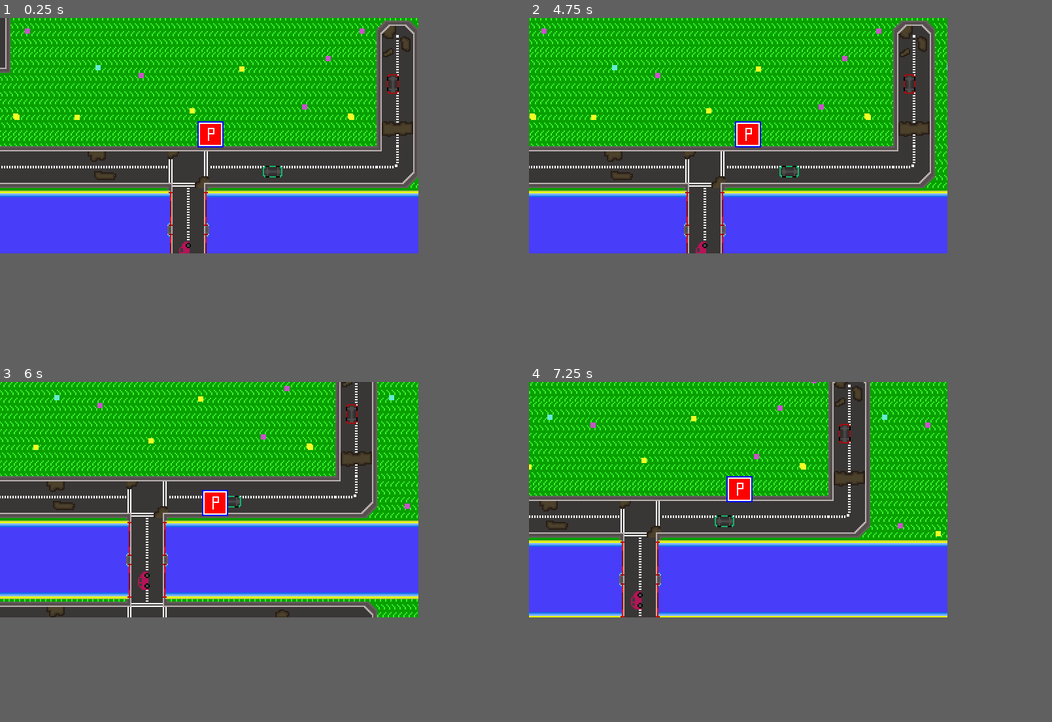
Above: before the commit, frames 1-4 (two rows, left to right).
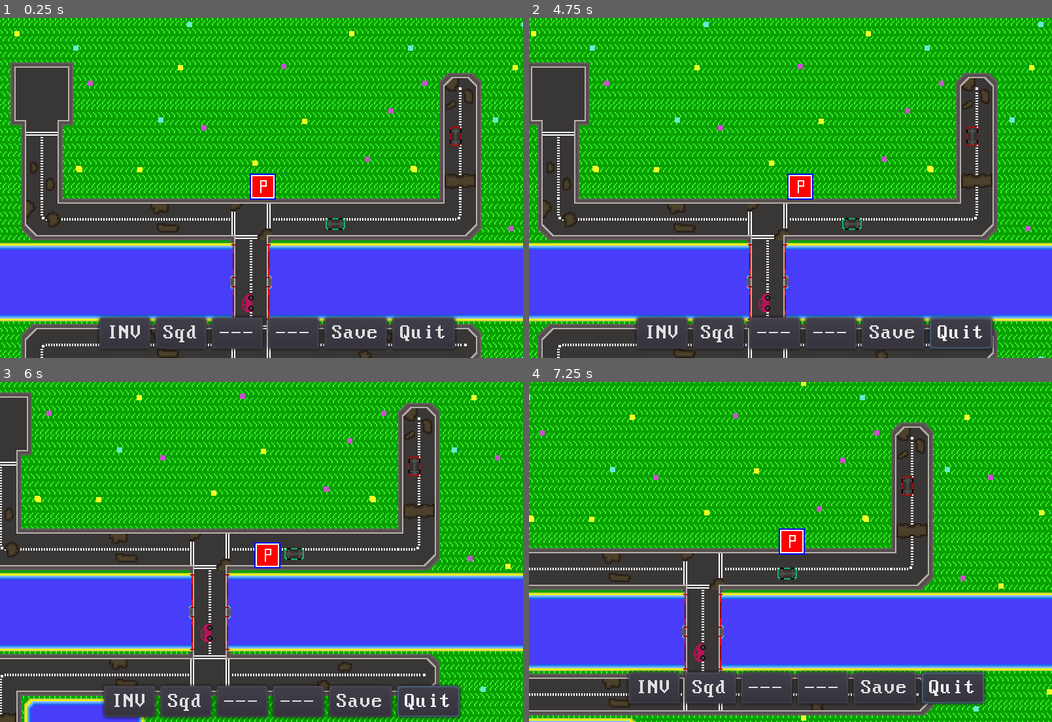
Above: after the commit, the same moments.

Repository: layonthehorn/Wasteland_clone
Game: Godot game, scene res://TestWorld.tscn
Same seed, same stepped clock (60 frames per second), same inputs: the game is played once before the commit and once after it.
Inputs (mouse positions are in pixels of both pictures, inside the frame that each line leads up to):
- Up to frame 1 (0.25 s): no input
- Up to frame 2 (4.75 s): click (628, 235) at 0.5 s, where only the run after the commit has a clickable "INV"; click (675, 235) at 1.25 s, where only the run after the commit has a clickable "Sqd"; click (717, 235) at 2 s, where only the run after the commit has a clickable "---"; click (764, 235) at 2.75 s, where only the run after the commit has a clickable "---"; click (811, 235) at 3.5 s, where only the run after the commit has a clickable "Save"; move the mouse to (832, 123) at 4.27 s; hold D (ui_right) from 4.28 s (still down); tap Ctrl (test_script) at 4.35 s; click (832, 123) at 4.42 s
- Up to frame 3 (6 s): move the mouse to (125, 511) at 5.02 s; release D (ui_right) at 5.03 s; hold S (ui_down) 5.03-5.78 s; tap Ctrl (test_script) at 5.1, 5.85 s; move the mouse to (251, 446) at 5.77 s; hold D (ui_right) from 5.78 s (still down)
- Up to frame 4 (7.25 s): move the mouse to (717, 545) at 6.52 s; release D (ui_right) at 6.53 s; hold W (ui_up) from 6.53 s (still down); tap Ctrl (test_script) at 6.6 s; click (717, 545) at 6.67 s
The window is 640x360 before the commit and 800x520 after it. Grey fills any space a smaller window leaves; there, only what the larger window draws over its background counts as a difference.

The runs differ from the first frame. In frame 1, 62% of the frame differs, in the area x 0-100%, y 0-100%; in frame 2, 61%; in frame 3, 70%; in frame 4, 64%.

Commit message:
Added basic hud

Diff:
--- /dev/null
+++ b/Menus/menubar.tscn
@@ -0,0 +1,68 @@
+[gd_scene load_steps=4 format=2]
+
+[ext_resource path="res://theme.png" type="Texture" id=1]
+[ext_resource path="res://fonts/new_dynamicfont.tres" type="DynamicFont" id=2]
+
+[sub_resource type="Theme" id=1]
+default_font = ExtResource( 2 )
+
+[node name="Control" type="Control"]
+anchor_right = 1.0
+anchor_bottom = 1.0
+theme = SubResource( 1 )
+__meta__ = {
+"_edit_use_anchors_": true
+}
+
+[node name="NinePatchRect" type="NinePatchRect" parent="."]
+margin_left = 1.0
+margin_top = 155.0
+margin_right = 319.0
+margin_bottom = 179.0
+texture = ExtResource( 1 )
+draw_center = false
+__meta__ = {
+"_edit_use_anchors_": false
+}
+
+[node name="HBoxContainer" type="HBoxContainer" parent="NinePatchRect"]
+margin_right = 319.0
+margin_bottom = 24.0
+__meta__ = {
+"_edit_use_anchors_": true
+}
+
+[node name="Button" type="Button" parent="NinePatchRect/HBoxContainer"]
+margin_right = 39.0
+margin_bottom = 24.0
+text = "INV"
+
+[node name="Button2" type="Button" parent="NinePatchRect/HBoxContainer"]
+margin_left = 43.0
+margin_right = 82.0
+margin_bottom = 24.0
+text = "Sqd"
+
+[node name="Button3" type="Button" parent="NinePatchRect/HBoxContainer"]
+margin_left = 86.0
+margin_right = 125.0
+margin_bottom = 24.0
+text = "---"
+
+[node name="Button4" type="Button" parent="NinePatchRect/HBoxContainer"]
+margin_left = 129.0
+margin_right = 168.0
+margin_bottom = 24.0
+text = "---"
+
+[node name="Button5" type="Button" parent="NinePatchRect/HBoxContainer"]
+margin_left = 172.0
+margin_right = 220.0
+margin_bottom = 24.0
+text = "Save"
+
+[node name="Button6" type="Button" parent="NinePatchRect/HBoxContainer"]
+margin_left = 224.0
+margin_right = 272.0
+margin_bottom = 24.0
+text = "Quit"
--- a/TestWorld.tscn
+++ b/TestWorld.tscn
@@ -2,19 +2,19 @@
 
 [ext_resource path="res://TileSets/backgrounds/greengrass.png" type="Texture" id=1]
 [ext_resource path="res://player/Player.tscn" type="PackedScene" id=2]
-[ext_resource path="res://player/PlayerCam.tscn" type="PackedScene" id=3]
 [ext_resource path="res://TileSets/TileMaps.tscn" type="PackedScene" id=4]
 [ext_resource path="res://Props/PropMaps.tscn" type="PackedScene" id=5]
+[ext_resource path="res://Menus/menubar.tscn" type="PackedScene" id=6]
 
 [node name="TestWorld" type="Node2D"]
 
 [node name="YSort" type="YSort" parent="."]
 
 [node name="Player" parent="YSort" instance=ExtResource( 2 )]
-position = Vector2( 160, 88 )
+position = Vector2( 152, 88 )
 
 [node name="RemoteTransform2D" type="RemoteTransform2D" parent="YSort/Player"]
-remote_path = NodePath("../../../PlayerCam")
+remote_path = NodePath("../../../Camera2D")
 
 [node name="TileMaps" parent="YSort" instance=ExtResource( 4 )]
 
@@ -43,7 +43,18 @@
 "_edit_use_anchors_": false
 }
 
-[node name="PlayerCam" parent="." instance=ExtResource( 3 )]
+[node name="Camera2D" type="Camera2D" parent="."]
+position = Vector2( 152, 88 )
+current = true
+smoothing_enabled = true
+
+[node name="Control" parent="Camera2D" instance=ExtResource( 6 )]
+anchor_right = 0.0
+anchor_bottom = 0.0
+margin_left = -125.045
+margin_top = -56.0
+margin_right = -125.045
+margin_bottom = -56.0
 
 [editable path="YSort/TileMaps"]
 
--- /dev/null
+++ b/fonts/new_dynamicfont.tres
@@ -0,0 +1,6 @@
+[gd_resource type="DynamicFont" load_steps=2 format=2]
+
+[ext_resource path="res://fonts/Perfect DOS VGA 437.ttf" type="DynamicFontData" id=1]
+
+[resource]
+font_data = ExtResource( 1 )
--- a/project.godot
+++ b/project.godot
@@ -33,8 +33,8 @@
 
 [display]
 
-window/size/width=320
-window/size/height=180
+window/size/width=400
+window/size/height=260
 window/size/test_width=1280
 window/size/test_height=720
 window/stretch/mode="2d"
Binary file added: TileSets/CityTiles/parksetfinal.png
Binary file added: fonts/Perfect DOS VGA 437 Win.ttf
Binary file added: fonts/Perfect DOS VGA 437.ttf
Not shown, added: fonts/dos437.txt
Binary file added: theme.png
Not shown, added: theme.png.import
